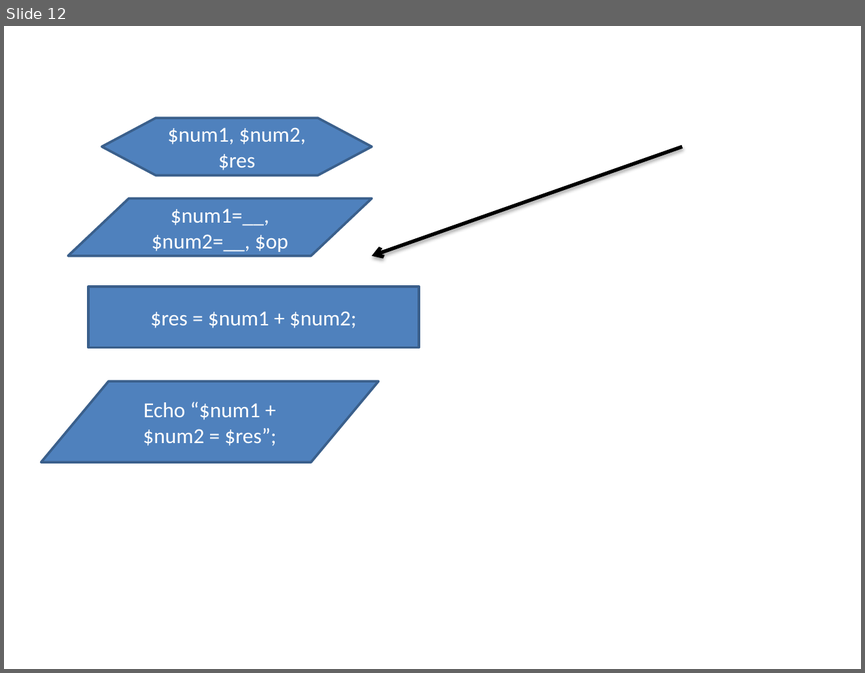
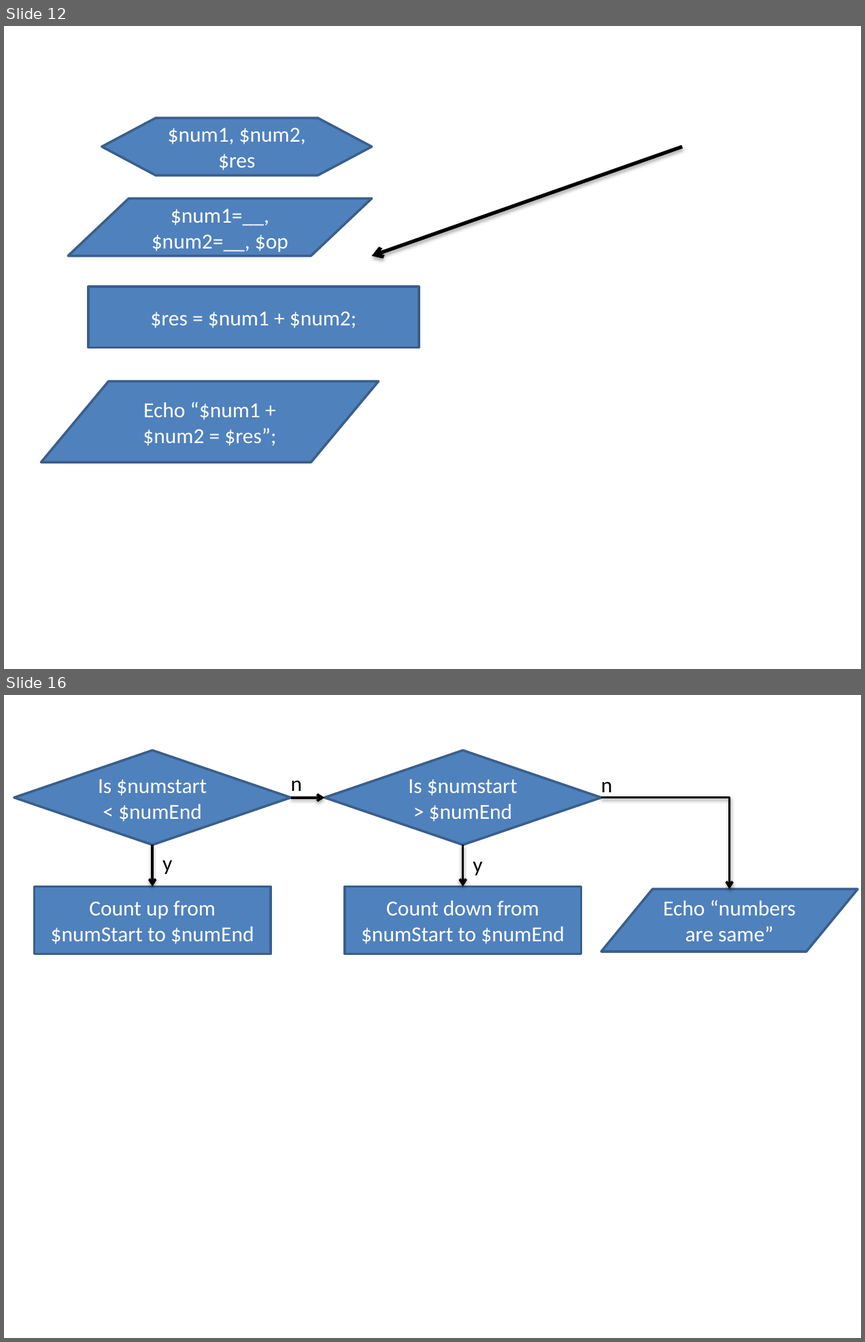
Before and after one commit to Charlie-Lang/ctcp-online-2020-wd3-batch2, a slide deck: visual aids.pptx. Shown one above the other, each under a label of ours: slide 12 before the commit, slides 12 and 16 after it; the slides between them are not shown. The pictures are 865x673 and 865x1342 pixels, drawn with LibreOffice and Linux fonts; fonts in the diff are those of the drawing. Boxes give left, top, right and bottom in pixels: in the first picture for what was removed or moved away, otherwise in the second. Text is boxed around its words. In the diff, an @@ line names an element or a change of style, - is before the commit and + after.

```diff
--- a/visual aids.pptx
+++ b/visual aids.pptx
@@ slide 16 added at bbox=[4, 695, 861, 1338], background #FFFFFF @@
@@ diamond added at bbox=[14, 751, 291, 845], fill #4F81BD, outline #3A5F8C 2 pt, 18 pt, text #FFFFFF @@
+Is $numstart < $numEnd
@@ diamond added at bbox=[324, 751, 601, 845], fill #4F81BD, outline #3A5F8C 2 pt, 18 pt, text #FFFFFF @@
+Is $numstart > $numEnd
@@ text added at bbox=[291, 780, 303, 791], 18 pt, text #000000 @@
+n
@@ text added at bbox=[601, 781, 613, 798], 18 pt, text #000000 @@
+n
@@ arrow added from (291, 798) to (324, 798), #000000 2 pt @@
@@ elbow arrow added from (601, 798) to (729, 889), #000000 2 pt @@
@@ arrow added from (152, 845) to (152, 886), #000000 2 pt @@
@@ arrow added from (462, 845) to (462, 886), #000000 2 pt @@
@@ text added at bbox=[162, 860, 172, 874], 18 pt, text #000000 @@
+y
@@ text added at bbox=[473, 862, 482, 875], 18 pt, text #000000 @@
+y
@@ rectangle added at bbox=[34, 886, 271, 954], fill #4F81BD, outline #3A5F8C 2 pt, 18 pt, text #FFFFFF @@
+Count up from $numStart to $numEnd
@@ rectangle added at bbox=[345, 886, 581, 954], fill #4F81BD, outline #3A5F8C 2 pt, 18 pt, text #FFFFFF @@
+Count down from $numStart to $numEnd
@@ flow chart input output added at bbox=[601, 889, 857, 951], fill #4F81BD, outline #3A5F8C 2 pt, 18 pt, text #FFFFFF @@
+Echo “numbers are same”
```
Also in this commit, not shown: 1 slide changed, 2 other slides added, 1 other file.
